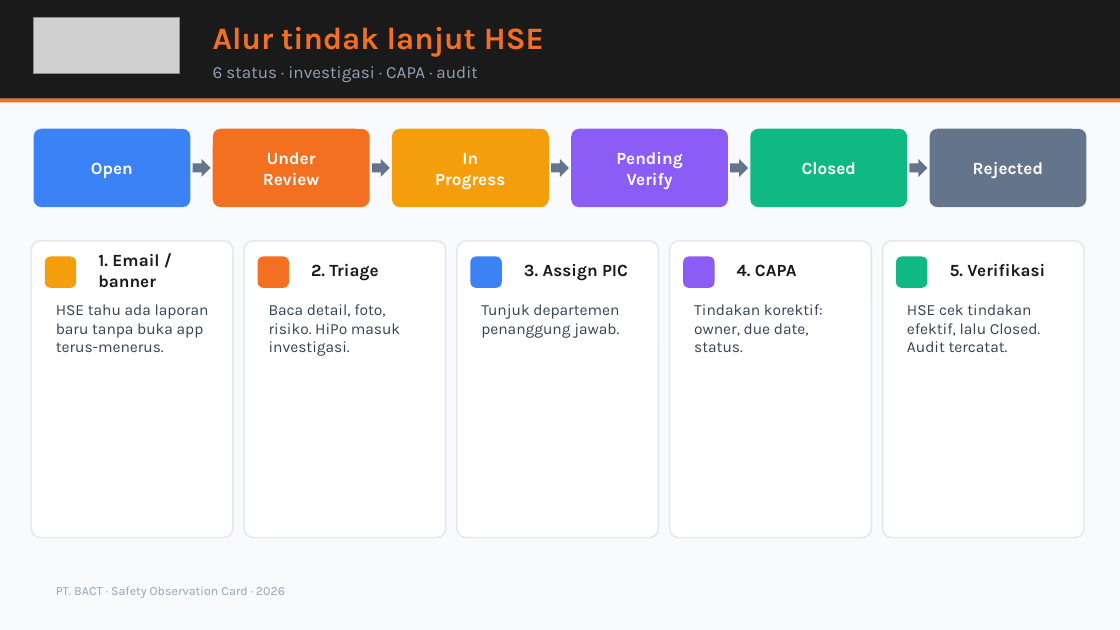
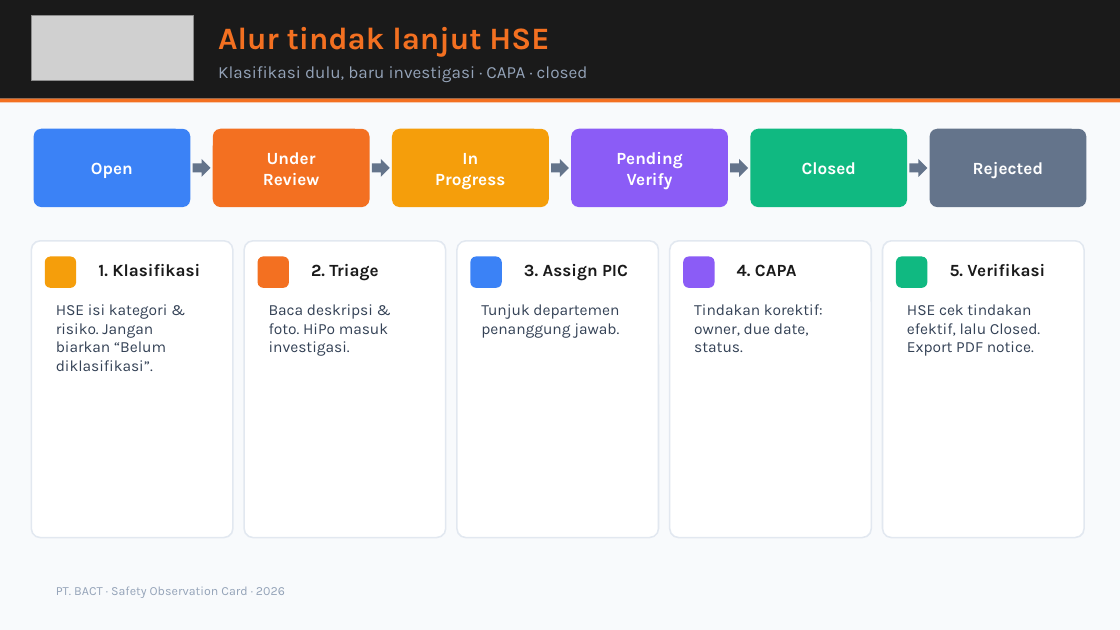
Before and after one commit to msatibi32/bact-safety-observation-modern, a slide deck: slide 8 of supabase/BACT-SOC-Presentasi-HSE.pptx (slide 7 before the commit). Drawn at 1120x630 pixels with LibreOffice and Linux fonts; fonts in the diff are those of the drawing; grey boxes stand for pictures. Boxes give left, top, right and bottom in pixels: in the first picture for what was removed or moved away, otherwise in the second. Text is boxed around its words. In the diff, an @@ line names an element or a change of style, - is before the commit and + after.

```diff
--- a/supabase/BACT-SOC-Presentasi-HSE.pptx
+++ b/supabase/BACT-SOC-Presentasi-HSE.pptx
@@ picture: place and size @@
-picture at [34,18,179,74]
+picture at [31,16,194,81]
@@ text "Alur tindak lanjut HSE": place and size @@
-text "Alur tindak lanjut HSE" at [213,27,544,57]
+text "Alur tindak lanjut HSE" at [218,27,549,57]
@@ text at [218,66,588,82]: text changed @@
-6 status · investigasi · CAPA · audit
+Klasifikasi dulu, baru investigasi · CAPA · closed
@@ text at [98,264,200,277]: text changed @@
-1. Email / banner
+1. Klasifikasi
@@ text at [56,304,168,371]: text changed @@
-HSE tahu ada laporan baru tanpa buka app terus-menerus.
+HSE isi kategori & risiko. Jangan biarkan “Belum diklasifikasi”.
@@ text at [269,304,388,356]: text changed @@
-Baca detail, foto, risiko. HiPo masuk investigasi.
+Baca deskripsi & foto. HiPo masuk investigasi.
@@ text at [907,304,1040,356]: text changed @@
-HSE cek tindakan efektif, lalu Closed. Audit tercatat.
+HSE cek tindakan efektif, lalu Closed. Export PDF notice.
```
Also in this commit, not shown: 8 other slides changed, 1 slide added, 1 slide removed, 3 other files.
